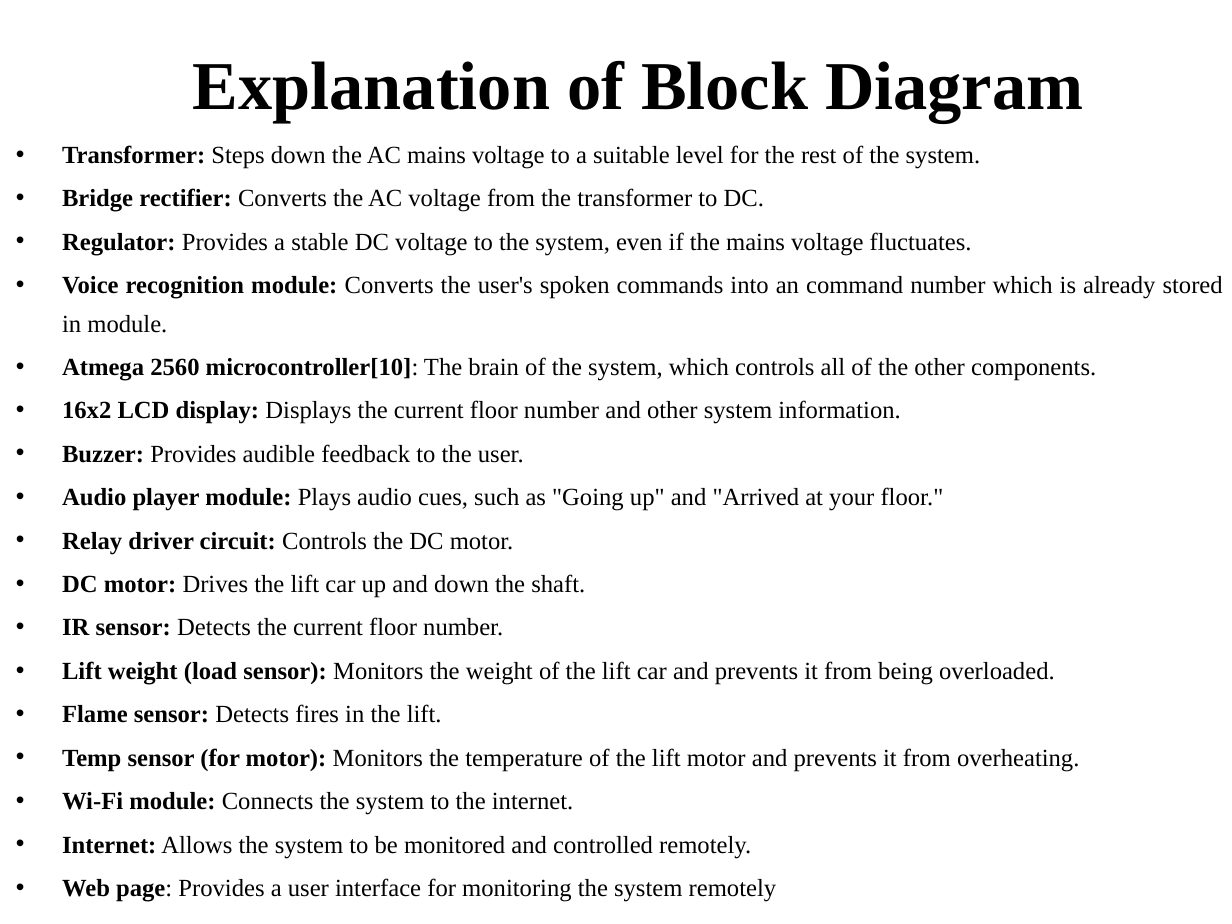
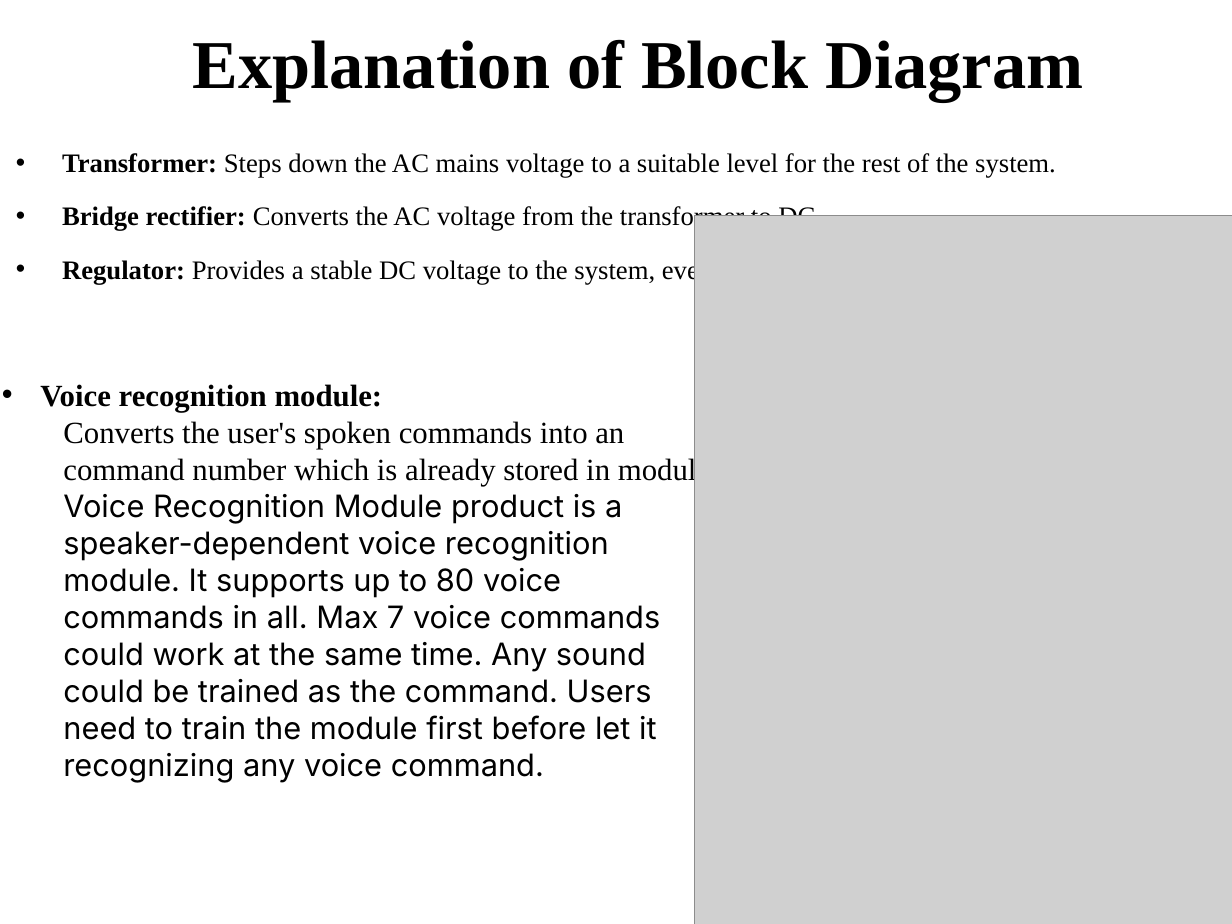
Before and after one commit to OnkarWaman/Voice-Operated-Lift, a slide deck: slide 12 of 5) Stage-I PPT/our ppt.pptx. Drawn at 1232x924 pixels with LibreOffice and Linux fonts; fonts in the diff are those of the drawing; grey boxes stand for pictures. Boxes give left, top, right and bottom in pixels: in the first picture for what was removed or moved away, otherwise in the second. Text is boxed around its words. In the diff, an @@ line names an element or a change of style, - is before the commit and + after.

```diff
--- a/5) Stage-I PPT/our ppt.pptx
+++ b/5) Stage-I PPT/our ppt.pptx
@@ title "Explanation of Block Diagram": place and size @@
-title "Explanation of Block Diagram" at [193, 60, 1083, 122]
+title "Explanation of Block Diagram" at [193, 39, 1083, 102]
@@ text "Transformer: Steps down the AC ..." at [62, 153, 1056, 285]: size 14.4 to 15.6 pt; line spacing 1.3 to 1.5 @@
@@ picture added at [695, 216, 1232, 924] @@
@@ text at [62, 276, 1223, 901]: paragraphs removed @@
-• Voice recognition module: Converts the user's spoken commands into an command number which is already stored in module.
-• Atmega 2560 microcontroller[10]: The brain of the system, which controls all of the other components.
-• 16x2 LCD display: Displays the current floor number and other system information.
-• Buzzer: Provides audible feedback to the user.
-• Audio player module: Plays audio cues, such as "Going up" and "Arrived at your floor."
-• Relay driver circuit: Controls the DC motor.
-• DC motor: Drives the lift car up and down the shaft.
-• IR sensor: Detects the current floor number.
-• Lift weight (load sensor): Monitors the weight of the lift car and prevents it from being overloaded.
-• Flame sensor: Detects fires in the lift.
-• Temp sensor (for motor): Monitors the temperature of the lift motor and prevents it from overheating.
-• Wi-Fi module: Connects the system to the internet.
-• Internet: Allows the system to be monitored and controlled remotely.
-• Web page: Provides a user interface for monitoring the system remotely
@@ text added at [40, 384, 718, 740], 18 pt, text #000000 @@
+• Voice recognition module:
+  Converts the user's spoken commands into an command number which is already stored in module. Voice Recognition Module product is a speaker-dependent voice recognition module. It supports up to 80 voice commands in all. Max 7 voice commands could work at the same time. Any sound could be trained as the command. Users need to train the module first before let it recognizing any voice command.
```
Also in this commit, not shown: 12 other slides changed, 5 slides added.
